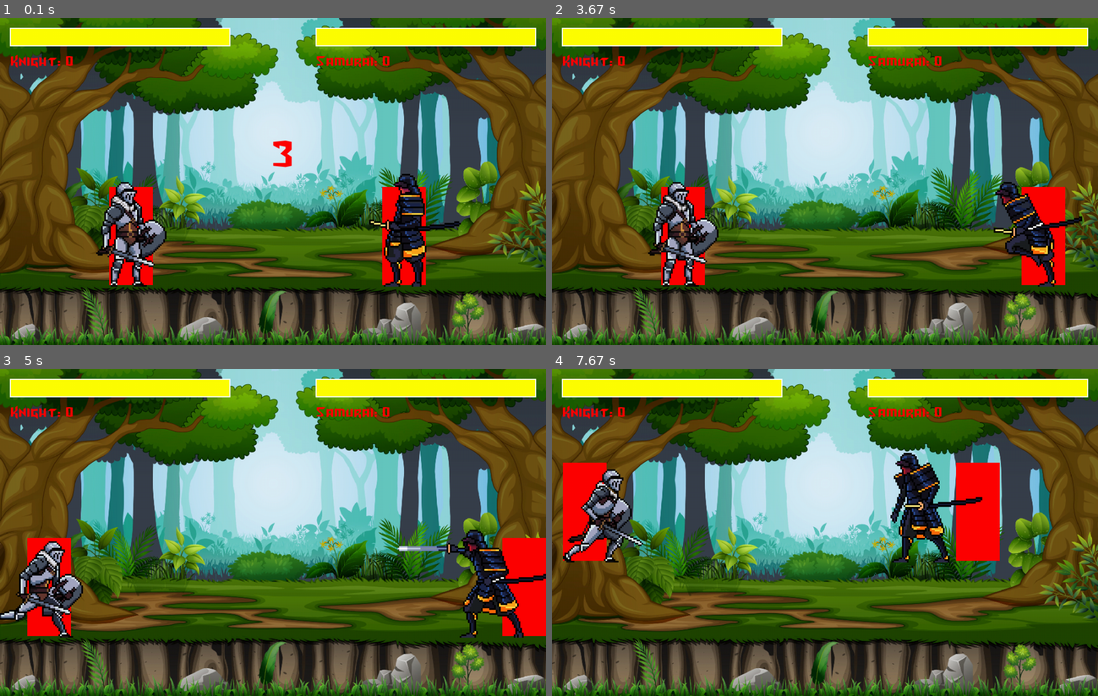
Above: before the commit, frames 1-4 (two rows, left to right).
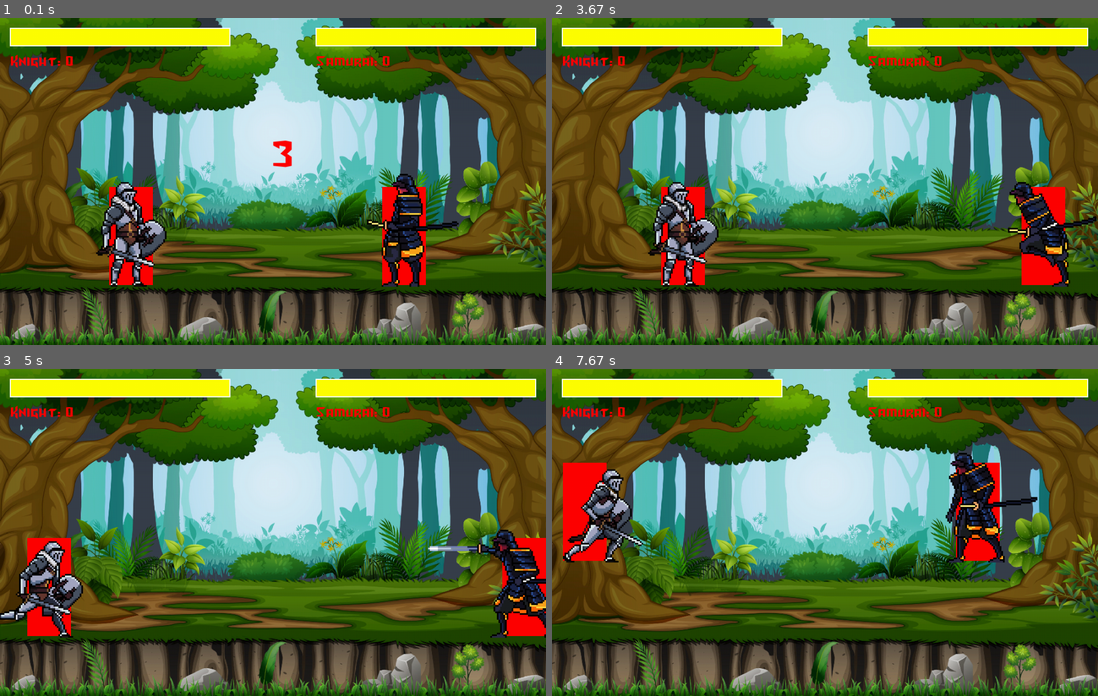
Above: after the commit, the same moments.

Repository: noahwilson-droid/noah-and-makans-game
Game: pygame game, started from main.py
The game is run twice, just before and just after one commit, with the same random seed, the same clock (stepped at 60 frames per second) and the same inputs.
Inputs:
- Up to frame 1 (0.1 s): no input
- Up to frame 2 (3.67 s): hold Right from 3.4 s (still down)
- Up to frame 3 (5 s): release Right at 4.03 s; tap T at 4.07, 4.88 s; tap 1 at 4.4 s; hold Left from 4.73 s (still down); hold A from 4.73 s (still down)
- Up to frame 4 (7.67 s): release Left at 5.2 s; release A at 5.2 s; hold Right 5.23-5.7 s; hold D 5.23-5.7 s; tap 1 at 5.38, 6.72 s; hold Up 5.73-6.03 s; hold W 5.73-6.03 s; hold Right 6.07-6.53 s; hold D 6.07-6.53 s; tap T at 6.22 s; hold Left 6.57-7.1 s; hold A 6.57-7.1 s; hold Left 7.13-7.53 s; hold A 7.13-7.53 s; hold Up from 7.57 s (still down); hold W from 7.57 s (still down)

The runs differ from the first frame. In frame 1, 1.1% of the frame differs, in the area x 67-85%, y 47-83%; in frame 2, 2.3%; in frame 3, 3.6%; in frame 4, 4.3%, in the area x 62-89%, y 25-60%.

Commit message:
I fixed the samurai weird cutout animation for his idle. Also I fixed all the offsets for the samurai and knight. They finally stay in the same postion when flipping and attacking. The game is completely playable. Though i have remove the hitboxes and fix animation speeds for the samurai.

Diff:
--- a/brawlers.py
+++ b/brawlers.py
@@ -175,7 +175,11 @@
             #execute atack
             self.attacking = True
             self.attack_sound.play()
-            attacking_rect = pygame.Rect(self.rect.centerx - (2 * self.rect.width * self.flip), self.rect.y, 2 * self.rect.width, self.rect.height)
+            if self.flip:
+                attacking_rect = pygame.Rect(self.rect.centerx - 2 * self.rect.width, self.rect.y, 2 * self.rect.width, self.rect.height)
+            else:
+                attacking_rect = pygame.Rect(self.rect.centerx, self.rect.y, 2 * self.rect.width, self.rect.height)
+            #attacking_rect = pygame.Rect(self.rect.centerx - (2 * self.rect.width * self.flip), self.rect.y, 2 * self.rect.width, self.rect.height)
             if attacking_rect.colliderect(target.rect):
                 target.health -= 10
                 target.hit = True
@@ -195,4 +199,19 @@
     def draw(self, surface):
         img = pygame.transform.flip(self.image, self.flip, False)
         pygame.draw.rect(surface, (255, 0, 0), self.rect)
-        surface.blit(img, (self.rect.x - (self.offset[0] * self.image_scale), self.rect.y - (self.offset[1] * self.image_scale)))
+
+    # Support per-animation offsets or a single shared offset
+        if isinstance(self.offset[0], list):
+            offset = self.offset[self.action]
+        else:
+            offset = self.offset
+
+        if self.flip:
+        # When flipped, offset goes in the opposite x direction
+            draw_x = self.rect.x - (self.image.get_width() - (offset[0] * self.image_scale) - self.rect.width)
+        else:
+            draw_x = self.rect.x - (offset[0] * self.image_scale)
+
+        draw_y = self.rect.y - (offset[1] * self.image_scale)
+        surface.blit(img, (draw_x, draw_y))
+        #surface.blit(img, (self.rect.x - (self.offset[0] * self.image_scale), self.rect.y - (self.offset[1] * self.image_scale)))
--- a/main.py
+++ b/main.py
@@ -34,9 +34,17 @@
 KNIGHT_OFFSET = [20, 67]
 KNIGHT_DATA = [KNIGHT_SIZE, KNIGHT_SCALE, KNIGHT_OFFSET]
 SAMURAI_SIZE = 128
-SAMURAI_OFFSET = [80, 67]
+SAMURAI_OFFSETS = [
+    [40, 67], #attack1
+    [45, 67], #attack2
+    [50, 67], #dead
+    [60, 67], #hurt
+    [20, 67], #idle
+    [55, 67], #jump
+    [30, 67], #run
+]
 SAMURAI_SCALE = 3
-SAMURAI_DATA = [SAMURAI_SIZE, SAMURAI_SCALE, SAMURAI_OFFSET]
+SAMURAI_DATA = [SAMURAI_SIZE, SAMURAI_SCALE, SAMURAI_OFFSETS]
 
 #Music and sounds
 pygame.mixer.music.load("Assets\Sounds\piano-action-combat.ogg")
@@ -60,7 +68,7 @@
 
 #Steps of animation in each animation
 KNIGHT_ANIMATION_STEPS = [4, 4, 6, 2, 4, 6, 7]
-SAMURAI_ANIMATION_STEPS = [4, 5, 6, 3, 6, 9, 8]
+SAMURAI_ANIMATION_STEPS = [4, 5, 6, 3, 4, 9, 8]
 
 #font
 count_font = pygame.font.Font("Assets/font/Turok.ttf", 80)
